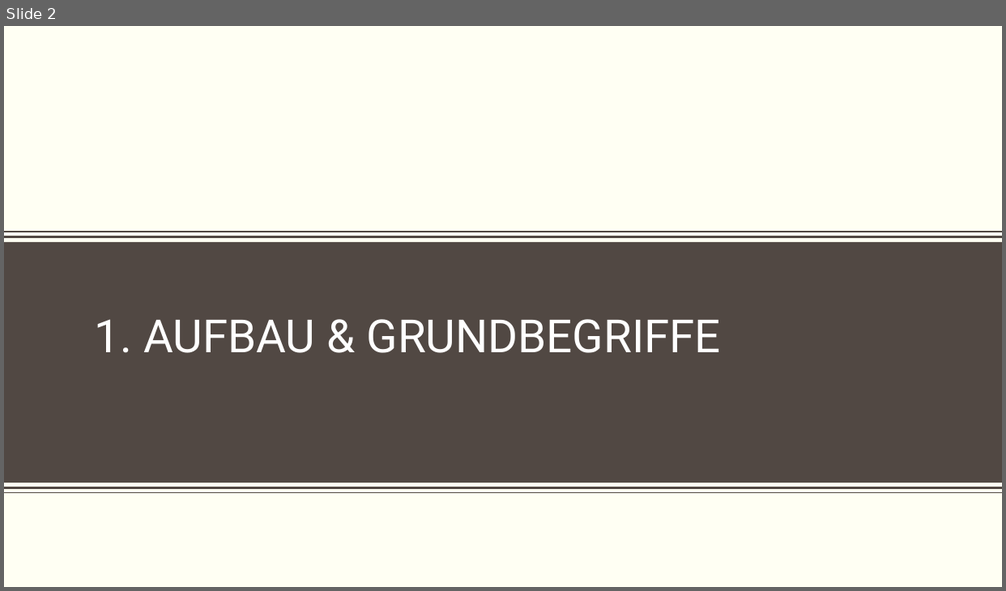
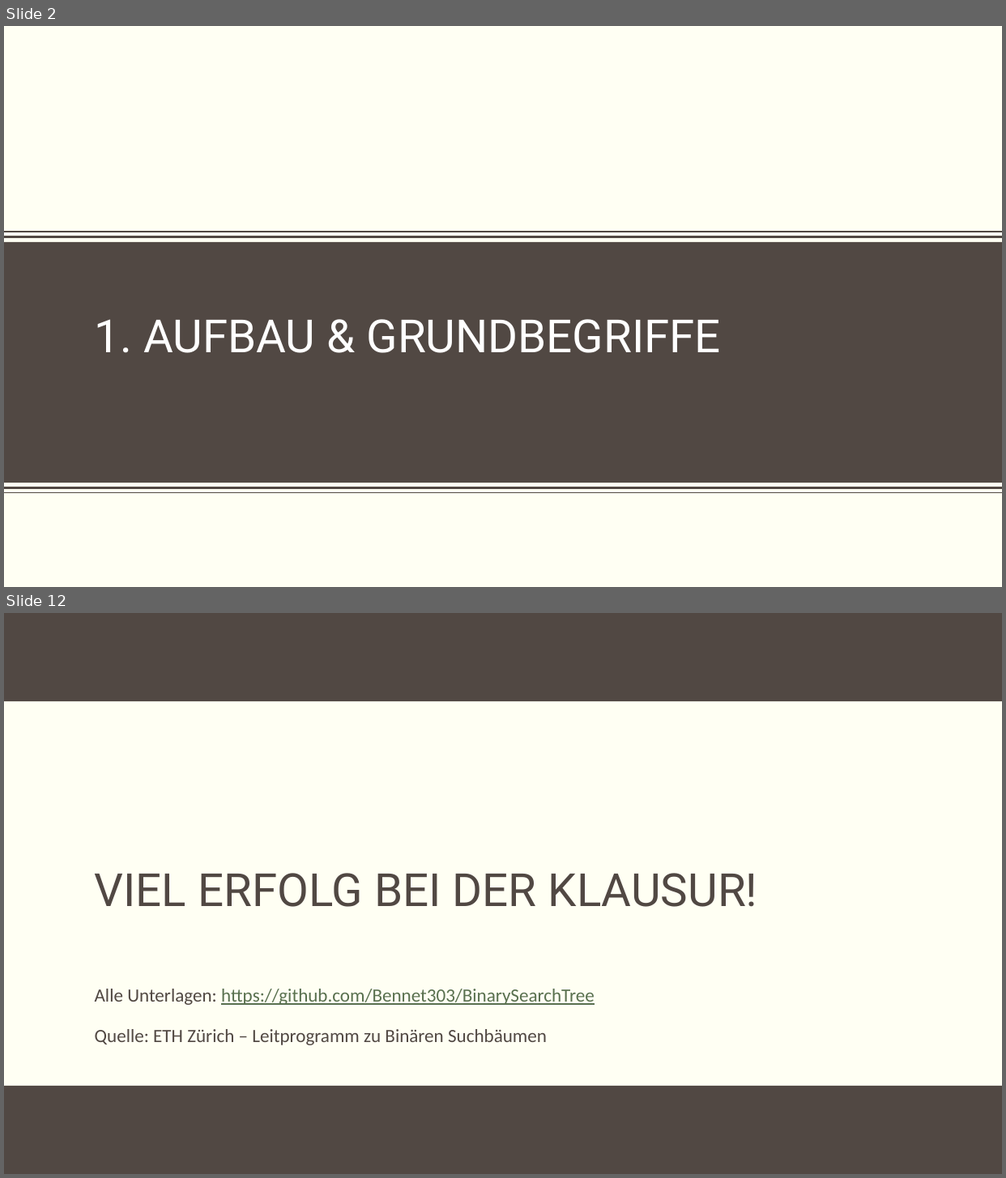
Before and after one commit to Bennet303/BinarySearchTree, a slide deck: Präsentation/BinäreSuchbäume.pptx. Shown one above the other, each under a label of ours: slide 2 before the commit, slides 2 and 12 after it; the slides between them are not shown. The pictures are 1006x591 and 1006x1178 pixels, drawn with LibreOffice and Linux fonts; fonts in the diff are those of the drawing; background and template pictures are left out. Boxes give left, top, right and bottom in pixels: in the first picture for what was removed or moved away, otherwise in the second. Text is boxed around its words. In the diff, an @@ line names an element or a change of style, - is before the commit and + after.

```diff
--- a/Präsentation/BinäreSuchbäume.pptx
+++ b/Präsentation/BinäreSuchbäume.pptx
@@ slide 12 added at (4,613,1002,1174), background #FFFFF3 @@
@@ rectangle added at (4,613,1002,701), fill #514843 @@
@@ title added at (95,873,758,907), 44 pt, text #514843 @@
+VIEL ERFOLG BEI DER KLAUSUR!
@@ subtitle added at (95,989,594,1046), 18 pt, text #514843 @@
+Alle Unterlagen: https://github.com/Bennet303/BinarySearchTree
+Quelle: ETH Zürich – Leitprogramm zu Binären Suchbäumen
@@ rectangle added at (4,1086,1002,1174), fill #514843 @@
```
Also in this commit, not shown: 2 slides changed, 8 other slides added.
